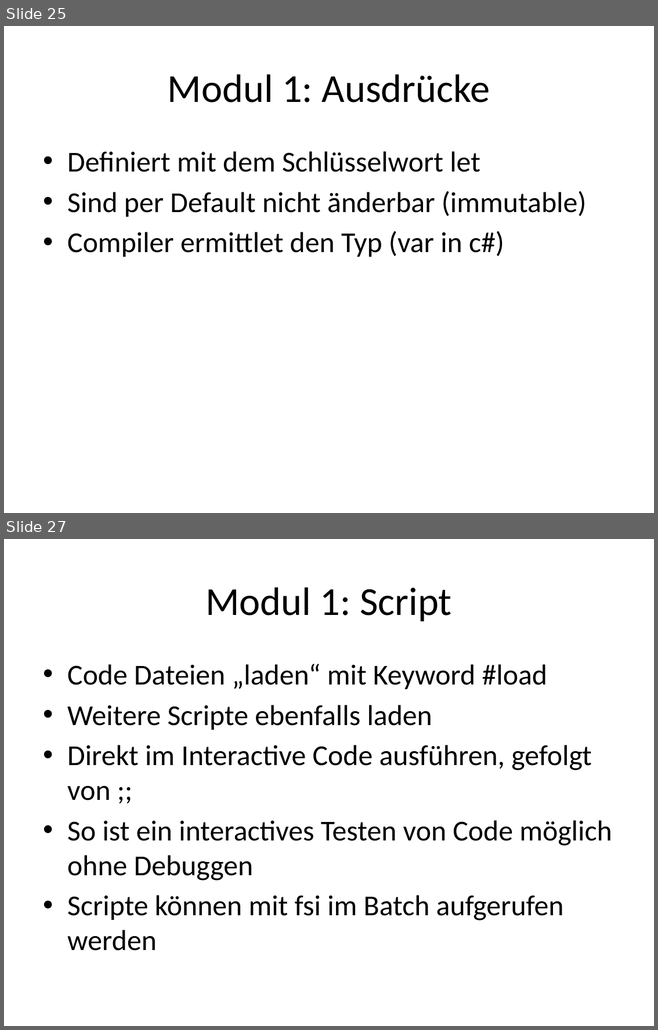
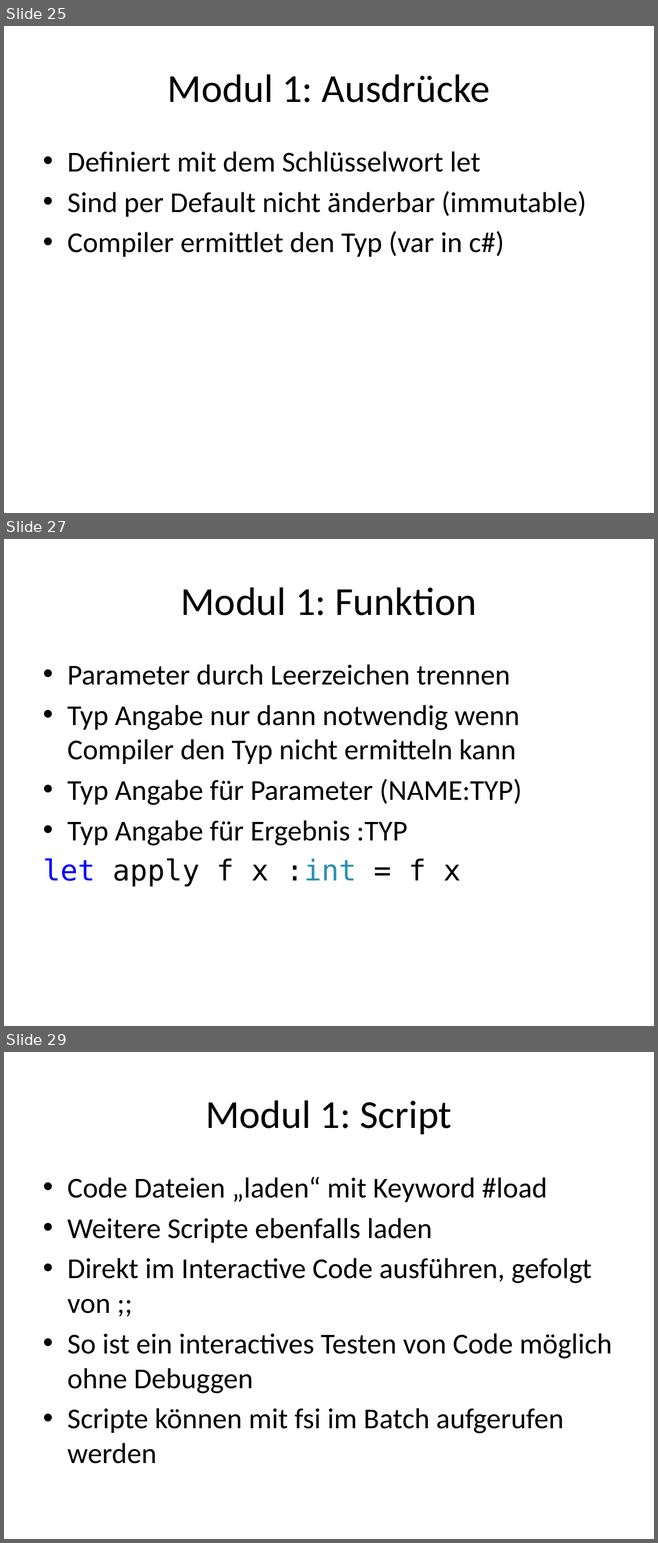
Before and after one commit to nasserbrake/Spartakiade2017, a slide deck: FSharp.pptx. Shown one above the other, each under a label of ours: slides 25 and 27 before the commit, slides 25, 27 and 29 after it; the slides between them are not shown. The pictures are 658x1030 and 658x1543 pixels, drawn with LibreOffice and Linux fonts; fonts in the diff are those of the drawing. Boxes give left, top, right and bottom in pixels: in the first picture for what was removed or moved away, otherwise in the second. Text is boxed around its words. In the diff, an @@ line names an element or a change of style, - is before the commit and + after.

Commit message:
Funktion: Parameter, Annotation.

```diff
--- a/FSharp.pptx
+++ b/FSharp.pptx
@@ slide 27 added at box(4, 539, 654, 1026), background #FFFFFF @@
@@ title added at box(180, 587, 476, 616), 44 pt, text #000000 @@
+Modul 1: Funktion
@@ text added at box(43, 664, 521, 887), 32 pt, text #000000 @@
+• Parameter durch Leerzeichen trennen
+• Typ Angabe nur dann notwendig wenn Compiler den Typ nicht ermitteln kann
+• Typ Angabe für Parameter (NAME:TYP)
+• Typ Angabe für Ergebnis :TYP
+let apply f x :int = f x
@@ what was slide 27 is now slide 29 @@
```
Also in this commit, not shown: 1 slide changed, 1 other slide added, 5 other files.
